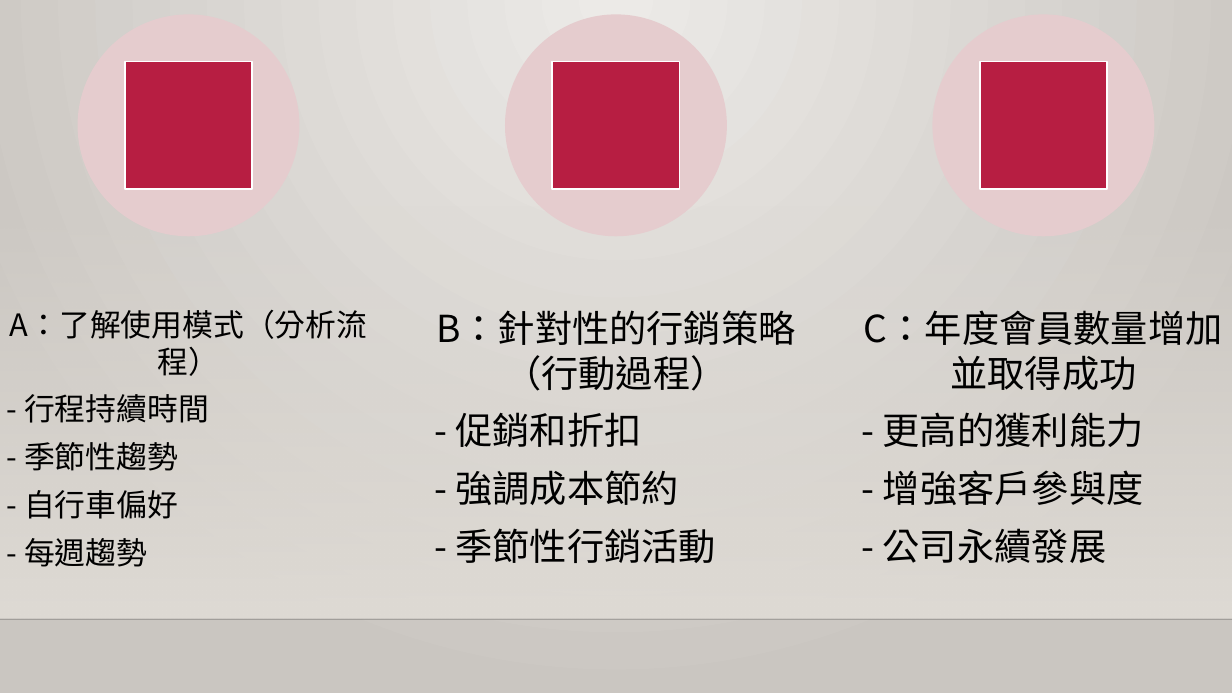
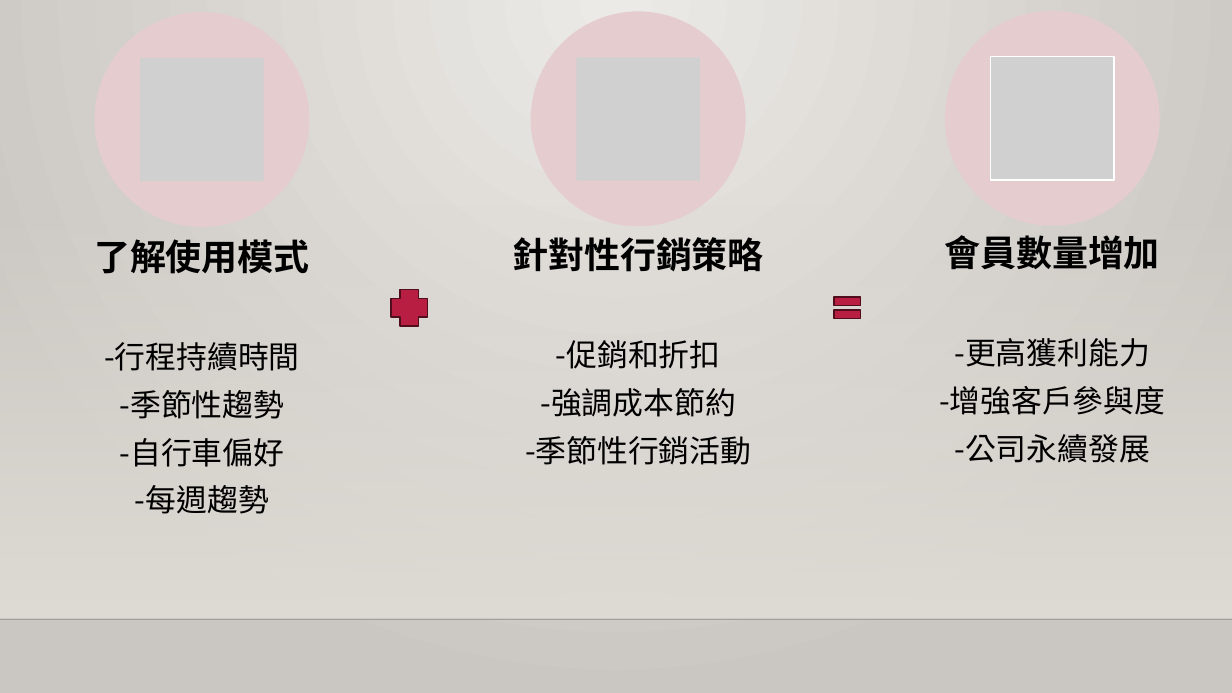
Before and after one commit to y4611676/Unanimous-Project, a slide deck: slide 15 of Analyze_project/Bike_Share/共享單車如何成功.pptx. Drawn at 1232x693 pixels with LibreOffice and Linux fonts; fonts in the diff are those of the drawing; grey boxes stand for pictures; background and template pictures are left out. Boxes give left, top, right and bottom in pixels: in the first picture for what was removed or moved away, otherwise in the second. Text is boxed around its words. In the diff, an @@ line names an element or a change of style, - is before the commit and + after.

```diff
--- a/Analyze_project/Bike_Share/共享單車如何成功.pptx
+++ b/Analyze_project/Bike_Share/共享單車如何成功.pptx
@@ ellipse: place and size @@
-ellipse at <box>78,15,299,237</box>
+ellipse at <box>94,12,310,227</box>
@@ ellipse: place and size @@
-ellipse at <box>506,15,727,237</box>
+ellipse at <box>531,11,746,226</box>
@@ ellipse: place and size @@
-ellipse at <box>933,15,1154,237</box>
+ellipse at <box>945,11,1160,226</box>
@@ picture added at <box>140,58,263,181</box> @@
@@ picture added at <box>577,57,700,180</box> @@
@@ picture added at <box>991,56,1114,179</box> @@
@@ rectangle removed at <box>125,62,252,189</box> @@
@@ rectangle removed at <box>553,62,680,189</box> @@
@@ rectangle removed at <box>980,62,1107,189</box> @@
@@ text at <box>94,239,309,514</box>: text changed @@
-A：了解使用模式（分析流程）
-- 行程持續時間
-- 季節性趨勢
-- 自行車偏好
-- 每週趨勢
+了解使用模式
+-行程持續時間
+-季節性趨勢
+-自行車偏好
+-每週趨勢
@@ text at <box>513,237,764,465</box>: text changed; size 29 to 24 pt @@
-B：針對性的行銷策略（行動過程）
-- 促銷和折扣
-- 強調成本節約
-- 季節性行銷活動
+針對性行銷策略
+-促銷和折扣
+-強調成本節約
+-季節性行銷活動
@@ text at <box>939,235,1165,463</box>: text changed; size 29 to 24 pt @@
-C：年度會員數量增加並取得成功
-- 更高的獲利能力
-- 增強客戶參與度
-- 公司永續發展
+會員數量增加
+-更高獲利能力
+-增強客戶參與度
+-公司永續發展
@@ plus added at <box>391,289,427,325</box>, fill #B71E42, outline #500D1D 1.25 pt @@
@@ math equal added at <box>829,289,865,325</box>, fill #B71E42, outline #500D1D 1.25 pt @@
```
Also in this commit, not shown: 13 other slides changed, 1 slide added, 3 other files.
